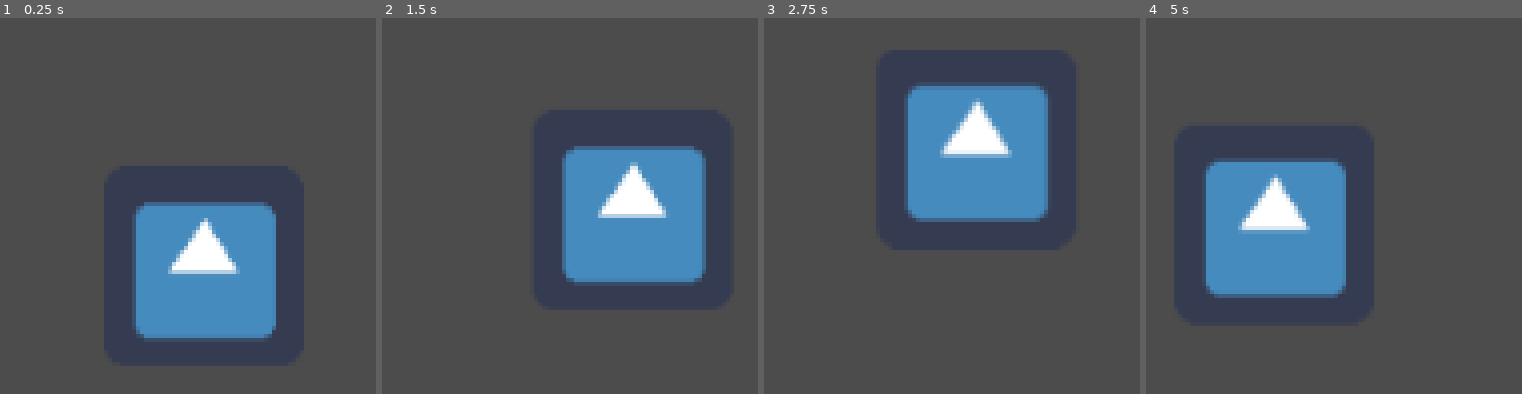
Above: before the commit, frames 1-4 (left to right).
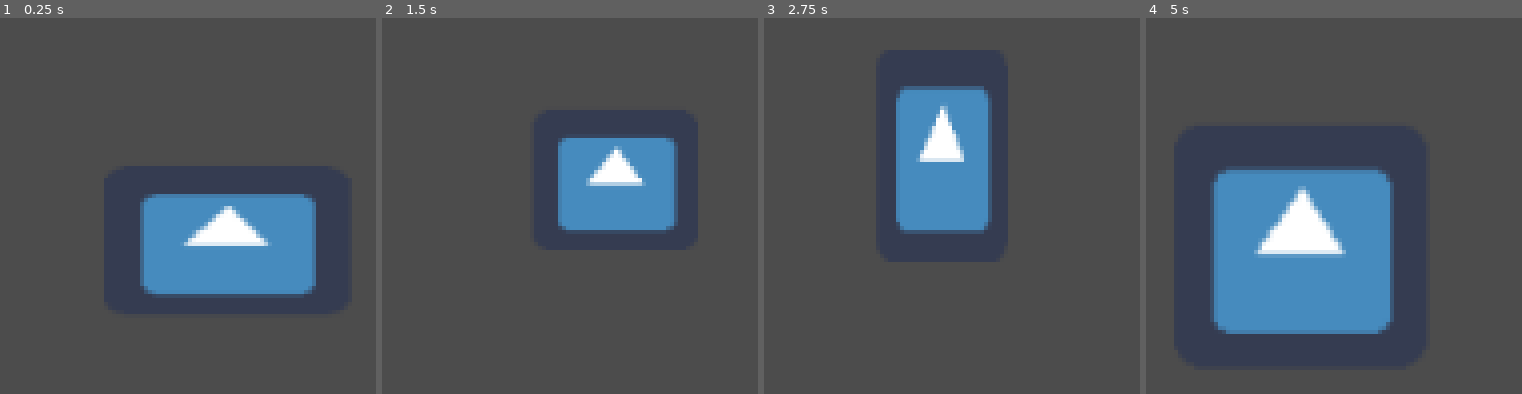
Above: after the commit, the same moments.

Repository: KennedyMungai/GodotShadersIntro
Game: Godot game, scene res://Scenes/DancingGobot.tscn
Same seed, same stepped clock (60 frames per second), same inputs: the game is played once before the commit and once after it. The project has no main scene, so this scene is started directly. The engine's default icon, where the game draws it, is replaced by a stand-in: a white triangle on a blue panel in a dark square.
Inputs:
- Up to frame 1 (0.25 s): no input
- Up to frame 2 (1.5 s): no input
- Up to frame 3 (2.75 s): no input
- Up to frame 4 (5 s): no input

The runs differ from the first frame. In frame 1, 12% of the frame differs, in the area x 35-85%, y 46-87%; in frame 2, 11%; in frame 3, 10%; in frame 4, 14%, in the area x 15-66%, y 37-85%.

Commit message:
Specified some vertex coordinates to create a wobbly effect

Diff:
--- a/Shaders/DancingGobot.gdshader
+++ b/Shaders/DancingGobot.gdshader
@@ -3,6 +3,6 @@
 
 void vertex()
 {
-	VERTEX.y += cos(TIME) * 20.0;
-	VERTEX.x += sin(TIME) * 20.0;
+	VERTEX.y += cos(TIME + VERTEX.y) * 20.0;
+	VERTEX.x += sin(TIME + VERTEX.x) * 20.0;
 }
